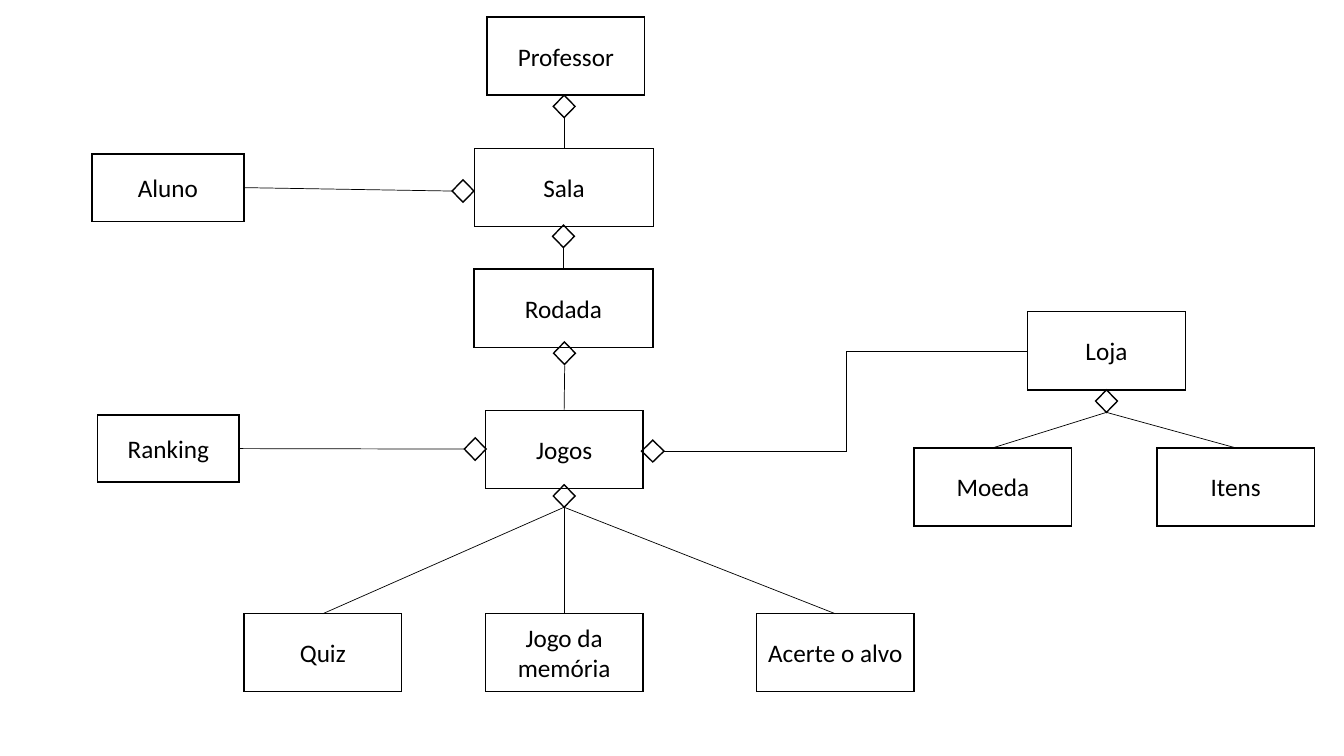
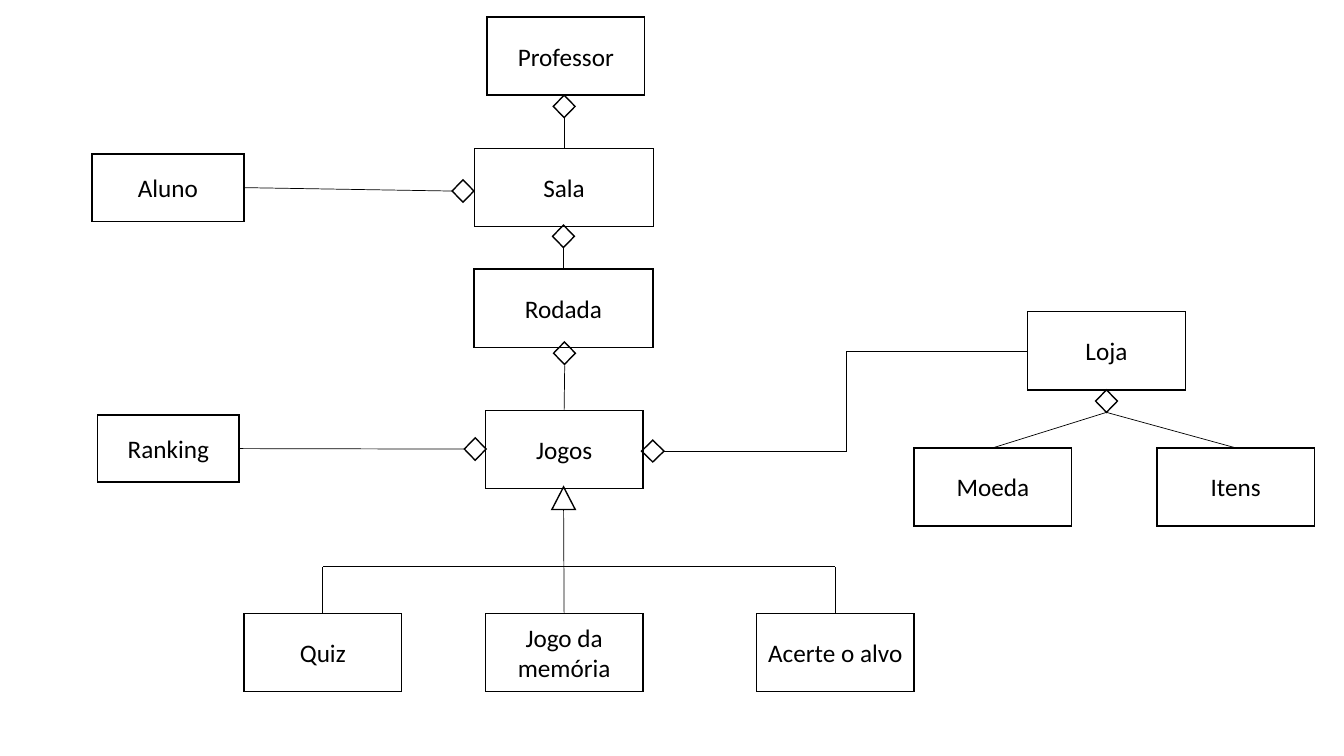
Before and after one commit to NathanReis/FTT-Recicla, a slide deck: slide 1 of DocumentacaoProjeto/Modelo de Domínio.pptx. Drawn at 1344x756 pixels with LibreOffice and Linux fonts; fonts in the diff are those of the drawing. Boxes give left, top, right and bottom in pixels: in the first picture for what was removed or moved away, otherwise in the second. Text is boxed around its words. In the diff, an @@ line names an element or a change of style, - is before the commit and + after.

Commit message:
ajuste no modelo dominio

```diff
--- a/DocumentacaoProjeto/Modelo de Domínio.pptx
+++ b/DocumentacaoProjeto/Modelo de Domínio.pptx
@@ line removed from (323, 614) to (565, 507) @@
@@ triangle added at [553,487,576,509], fill #FFFFFF, outline #000000 1 pt @@
@@ diamond removed at [554,485,576,507] @@
@@ line moved from (836, 614) - (565, 507) to (323, 567) - (836, 567) @@
@@ line added from (323, 614) to (323, 567), #000000 0.5 pt @@
@@ line added from (836, 614) to (836, 567), #000000 0.5 pt @@
```
